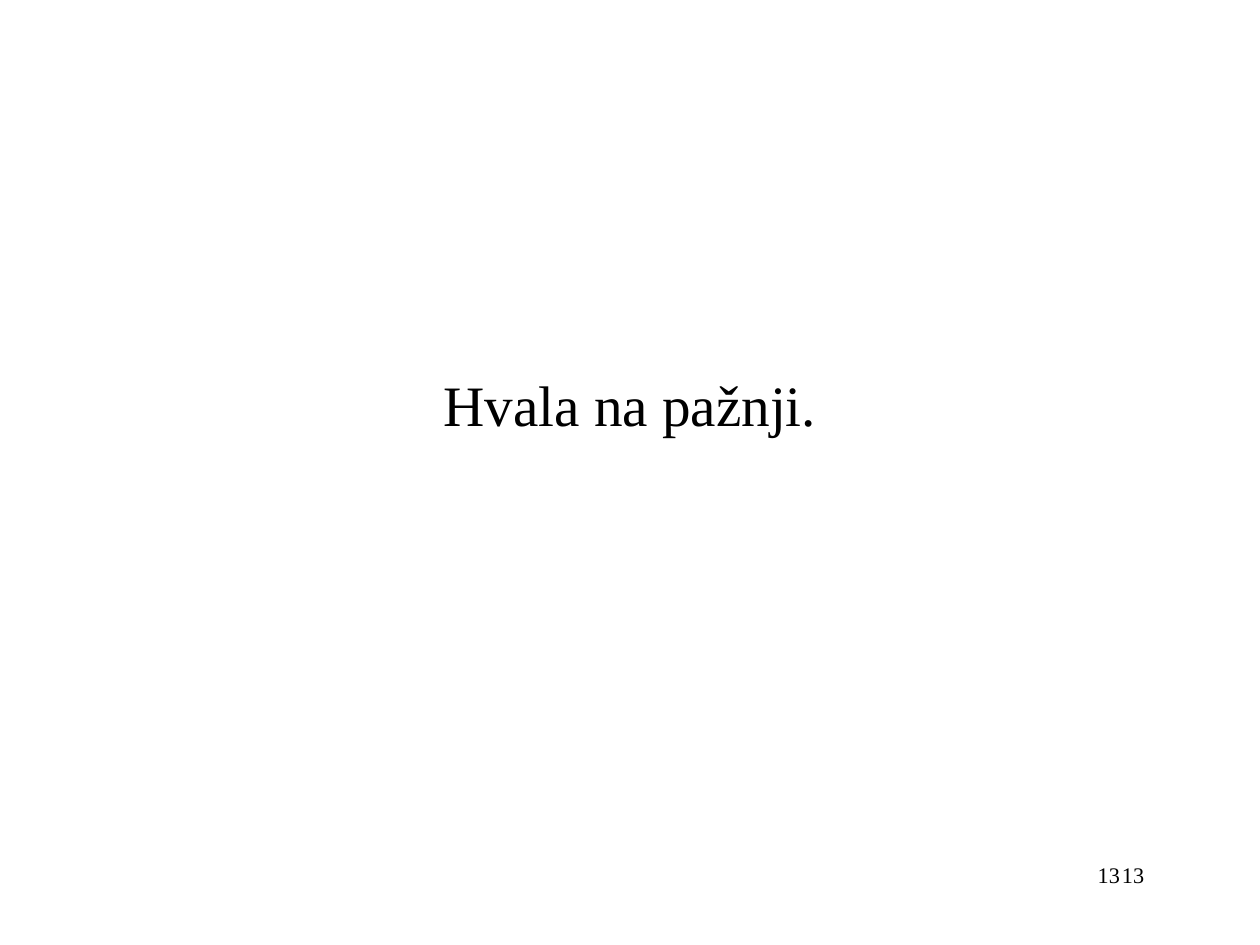
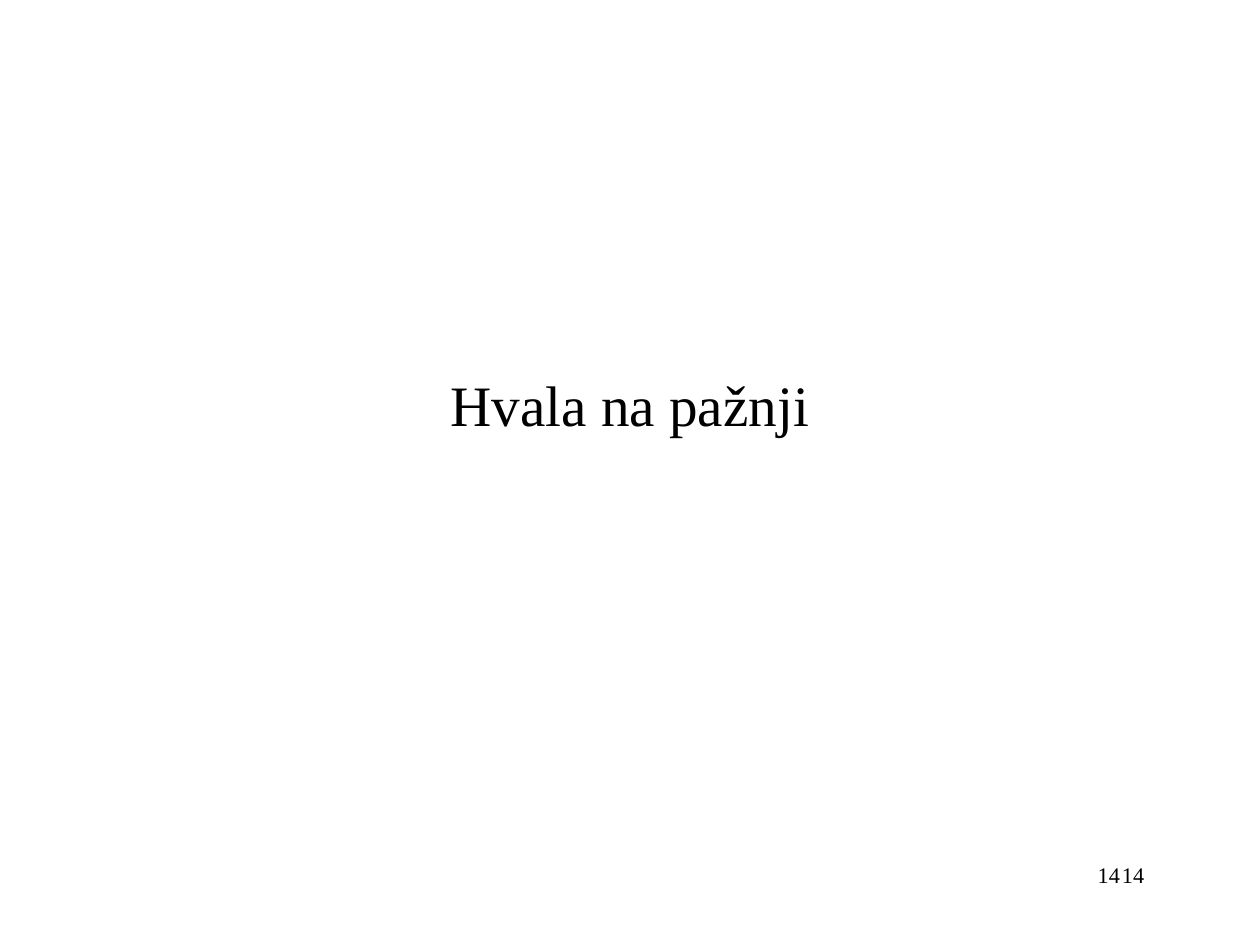
Before and after one commit to VjeraTurk/Master-s-Thesis, a slide deck: slide 14 of Prezentacija.odp (slide 13 before the commit). Drawn at 1260x945 pixels with LibreOffice and Linux fonts; fonts in the diff are those of the drawing. Boxes give left, top, right and bottom in pixels: in the first picture for what was removed or moved away, otherwise in the second. Text is boxed around its words. In the diff, an @@ line names an element or a change of style, - is before the commit and + after.

```diff
--- a/Prezentacija.odp
+++ b/Prezentacija.odp
@@ subtitle at (451, 386, 808, 436): text changed @@
-Hvala na pažnji.
+Hvala na pažnji
@@ text at (1098, 868, 1120, 883): text changed @@
-13
+14
@@ page number at (1122, 868, 1144, 883): text changed @@
-13
+14
```
Also in this commit, not shown: 12 other slides changed, 1 slide added, 3 other files.
